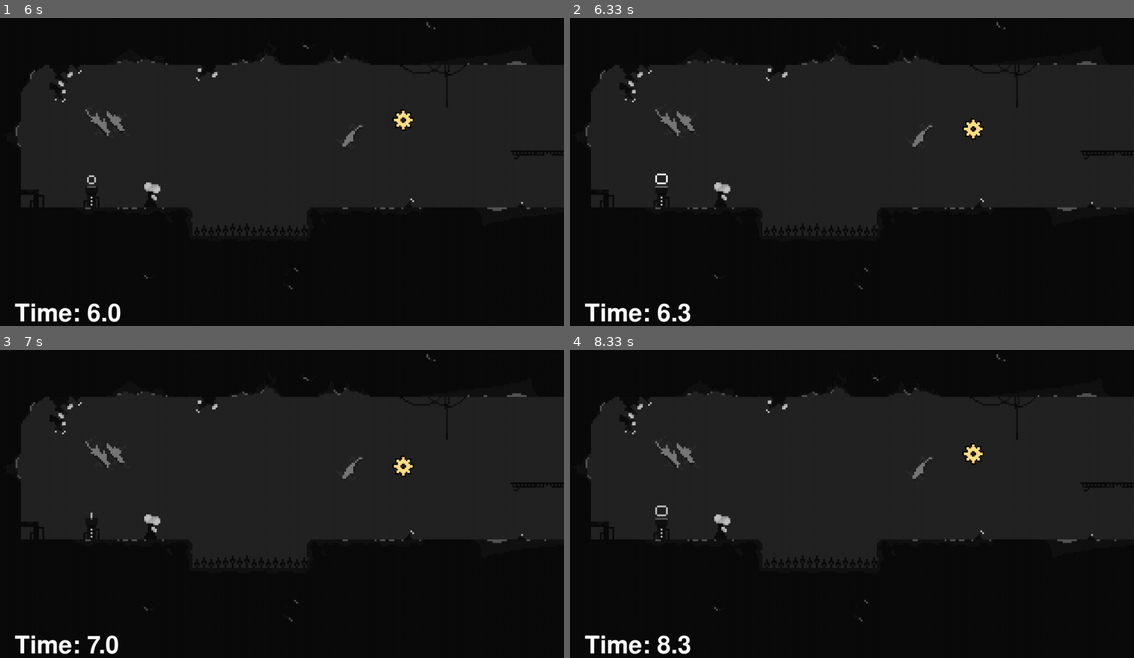
Above: before the commit, frames 1-4 (two rows, left to right).
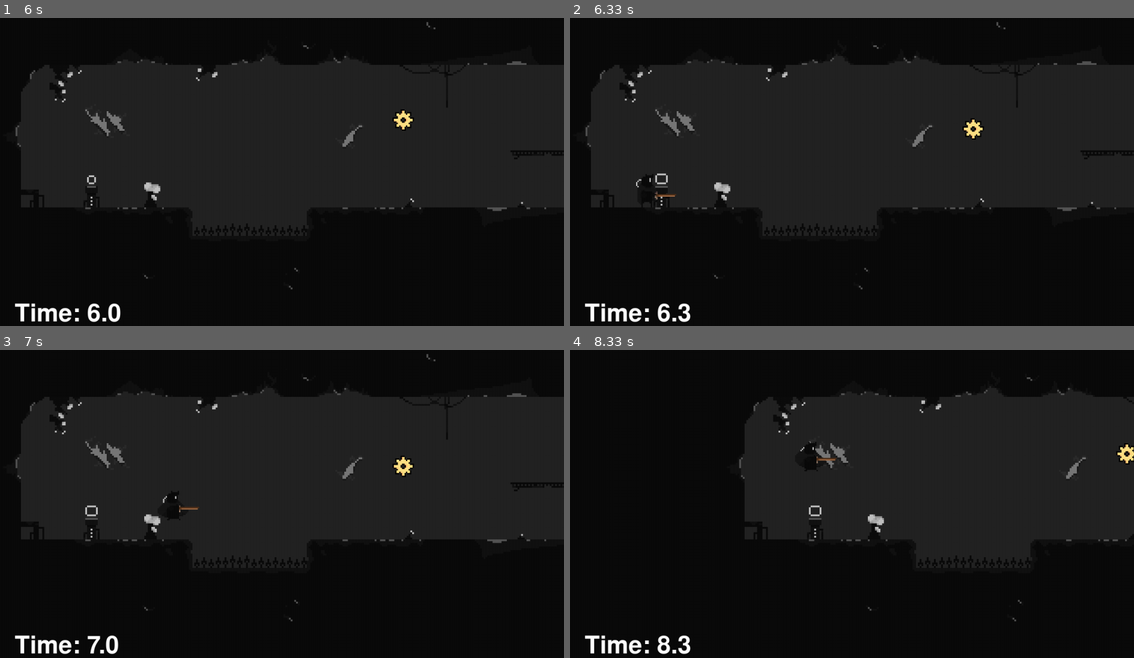
Above: after the commit, the same moments.

Repository: James-Cocker/Pygame-Platformer
Game: pygame game, started from Python_Platformer.py
Same seed, same stepped clock (60 frames per second), same inputs: the game is played once before the commit and once after it.
Inputs:
- Up to frame 1 (6 s): hold Right 0.83-1.3 s; hold Left 1.33-1.87 s; hold Left 1.9-2.3 s; hold Right 2.33-2.97 s; hold Left 3-3.47 s; hold Right 3.5-3.97 s; tap Space at 3.57, 3.87, 4.07, 4.37 s; hold Right 4-4.47 s
- Up to frame 2 (6.33 s): tap Space at 6.13 s
- Up to frame 3 (7 s): tap Space at 6.43, 6.63, 6.93 s; hold Right from 6.57 s (still down)
- Up to frame 4 (8.33 s): release Right at 7.03 s; hold Left 7.07-7.6 s; tap Space at 7.13, 7.43, 7.7, 8, 8.13 s; hold Left 7.63-8.03 s; hold Right from 8.07 s (still down)

Frame 1 is identical in both runs. In frame 2, 0.1% of the frame differs, in the area x 11-19%, y 50-62%; in frame 3, 0.1%; in frame 4, 5.8%, in the area x 2-100%, y 1-89%.

Commit message:
Fixed Respawn Point

Diff:
--- a/Levels.py
+++ b/Levels.py
@@ -20,7 +20,6 @@
         self.CurrentLevelNum = CurrentLevelNum
         self.ProgrammerMode = ProgrammerMode
 
-
         # Setup Level
         self.setup_level(level_data)
 
@@ -53,7 +52,10 @@
         RespawnBlock = 305
         PortalBlock = 322
         BlindingSpiderEnemy = 290
+        InvisibleEnemyBlock = 286
         goldengear = 307
+        PlayerSpawn = 285
+
 
         self.RespawnReached = 0
         self.RespawnPointLocations = []                 # Variable to store the x and y position of each respawn point
@@ -83,6 +85,9 @@
                 if CurrentValue == NormalBlock:
                     tile = Tile((x,y),(TileSize,TileSize), TileSize, 'Normal')
                     self.tiles.add(tile)
+                if CurrentValue == InvisibleEnemyBlock:
+                    tile = Tile((x,y),(TileSize,TileSize), TileSize, 'Normal')
+                    self.tiles.add(tile)
                 elif CurrentValue in DamagingBlocks:
                     tile = Tile((x,y),(TileSize,16), TileSize, 'Damaging')
                     self.tiles.add(tile)
@@ -113,7 +118,8 @@
                     self.GoldenGear = tile
                     self.tiles.add(tile)
                     self.AnimatedObjects.add(tile)
-                elif CurrentValue == 1000:
+                elif CurrentValue == PlayerSpawn:
+                    print("Make Player")
                     PlayerSprite = Player((x, y))
                     self.player.add(PlayerSprite)
 
@@ -313,7 +319,7 @@
                     break
 
                 # Reset Player
-                if int(RespawnPointNum.FrameIndex) == len(RespawnPointNum.Animation) - 1:
+                if RespawnPointNum.Status == 'Startup' and (int(RespawnPointNum.FrameIndex) == len(RespawnPointNum.Animation) - 2):
                     player.Direction.y = 0
                     RespawnPointNum.Status = 'Idle'
                     player.FrameIndex = 0
--- a/Levels/Level 0/Abstract Level 0.tmx
+++ b/Levels/Level 0/Abstract Level 0.tmx
@@ -10,7 +10,7 @@
 143,143,143,143,143,143,143,143,143,143,143,143,143,143,143,143,143,143,143,143,143,143,143,143,143,143,143,143,143,143,143,143,143,143,0,0,0,0,0,143,143,0,0,143,143,0,0,0,0,0,0,292,0,0,0,0,0,0,0,143,143,0,0,0,0,0,0,0,0,0,0,0,0,143,143,143,143,143,143,143,143,143,143,143,143,143,143,143,143,143,
 143,0,0,0,0,0,0,0,0,0,0,0,0,0,0,0,0,0,0,0,0,0,0,0,0,0,0,0,0,0,143,143,0,0,0,0,0,0,0,0,143,143,143,143,0,0,0,0,0,0,0,306,0,0,0,0,0,0,0,0,143,0,0,0,0,0,0,0,0,0,0,0,143,143,0,0,0,0,0,0,0,0,0,0,0,0,0,0,0,143,
 143,0,0,0,0,0,0,0,0,0,0,0,0,0,0,0,0,0,0,0,0,0,0,0,0,0,0,0,0,0,0,0,0,0,0,0,0,0,0,0,0,0,0,0,0,0,0,0,143,143,143,143,143,143,143,0,0,0,0,0,143,0,0,0,0,0,0,0,0,0,0,143,143,0,0,0,0,0,0,0,0,0,0,0,0,0,0,0,0,143,
-143,0,0,0,0,0,0,0,0,0,0,0,0,0,308,0,0,0,0,0,0,0,0,143,143,143,143,0,291,0,0,0,0,0,0,0,0,0,0,0,0,0,0,0,0,74,61,73,143,0,0,0,0,0,143,0,0,0,0,0,143,0,0,0,0,143,143,143,143,143,143,143,0,0,0,0,0,271,271,0,0,0,0,295,296,0,0,0,0,143,
+143,0,286,0,0,0,0,0,0,0,0,0,0,0,308,0,0,0,0,0,0,0,0,143,143,143,143,0,291,0,0,0,0,0,287,0,0,0,0,0,0,0,0,0,0,74,61,73,143,0,0,0,0,0,143,0,0,0,0,0,143,0,0,0,0,143,143,143,143,143,143,143,0,0,0,0,0,271,271,0,0,0,0,295,296,0,0,0,0,143,
 143,0,0,292,0,0,0,0,0,0,0,0,0,0,0,0,0,0,74,60,61,73,0,143,0,0,143,143,143,143,143,143,143,143,271,272,272,271,271,143,143,0,0,0,0,0,0,0,143,0,0,0,0,0,143,271,271,271,0,271,143,0,0,0,143,143,0,0,0,0,143,143,0,0,0,0,0,143,143,0,0,0,0,309,310,0,0,0,0,143,
 143,0,0,306,0,0,0,0,0,0,0,0,0,0,0,0,0,0,0,0,0,0,0,143,0,0,0,0,0,0,0,0,0,0,0,0,0,0,0,0,143,143,143,143,143,143,143,143,143,0,0,0,0,0,143,143,143,143,0,143,143,143,143,143,143,0,0,0,0,0,0,0,0,0,0,282,0,143,143,0,0,0,0,323,324,0,0,0,0,143,
 143,143,143,143,143,143,143,271,272,271,271,143,143,143,143,143,143,143,143,143,143,143,143,143,0,0,0,0,0,0,0,0,0,0,0,0,0,0,0,0,0,0,0,0,0,0,0,0,0,0,0,0,0,0,0,143,0,0,0,0,0,0,0,0,0,0,0,0,0,0,0,0,0,0,143,143,143,143,143,143,143,143,143,143,143,143,143,143,143,143,
--- a/Levels/Level 0/Level 0.csv
+++ b/Levels/Level 0/Level 0.csv
@@ -2,7 +2,7 @@
 142,142,142,142,142,142,142,142,142,142,142,142,142,142,142,142,142,142,142,142,142,142,142,142,142,142,142,142,142,142 …(208 unchanged characters)…
 142,-1,-1,-1,-1,-1,-1,-1,-1,-1,-1,-1,-1,-1,-1,-1,-1,-1,-1,-1,-1,-1,-1,-1,-1,-1,-1,-1,-1,-1,142,142,-1,-1,-1,-1,-1,-1,-1,-1,142,142,142,142,-1,-1,-1,-1,-1,-1,-1,305,-1,-1,-1,-1,-1,-1,-1,-1,142,-1,-1,-1,-1,-1,-1,-1,-1,-1,-1,-1,142,142,-1,-1,-1,-1,-1,-1,-1,-1,-1,-1,-1,-1,-1,-1,-1,142
 142,-1,-1,-1,-1,-1,-1,-1,-1,-1,-1,-1,-1,-1,-1,-1,-1,-1,-1,-1,-1,-1,-1,-1,-1,-1,-1,-1,-1,-1,-1,-1,-1,-1,-1,-1,-1,-1,-1,-1,-1,-1,-1,-1,-1,-1,-1,-1,142,142,142,142,142,142,142,-1,-1,-1,-1,-1,142,-1,-1,-1,-1,-1,-1,-1,-1,-1,-1,142,142,-1,-1,-1,-1,-1,-1,-1,-1,-1,-1,-1,-1,-1,-1,-1,-1,142
-142,-1,1000,-1,-1,-1,-1,-1,-1,-1,-1,-1,-1,-1,307,-1,-1,-1,-1,-1,-1,-1,-1,142,142,142,142,-1,290,-1,-1,-1,-1,-1,-1,-1,-1,-1,-1,-1,-1,-1,-1,-1,-1,73,60,72,142,-1,-1,-1,-1,-1,142,-1,-1,-1,-1,-1,142,-1,-1,-1,-1,142,142,142,142,142,142,142,-1,-1,-1,-1,-1,270,270,-1,-1,-1,-1,294,295,-1,-1,-1,-1,142
+142,-1,285,-1,-1,-1,-1,-1,-1,-1,-1,-1,-1,-1,307,-1,-1,-1,-1,-1,-1,-1,-1,142,142,142,142,-1,290,-1,-1,-1,-1,-1,-1,-1,-1,-1,-1,-1,-1,-1,-1,-1,-1,73,60,72,142,-1,-1,-1,-1,-1,142,-1,-1,-1,-1,-1,142,-1,-1,-1,-1,142,142,142,142,142,142,142,-1,-1,-1,-1,-1,270,270,-1,-1,-1,-1,294,295,-1,-1,-1,-1,142
 142,-1,-1,291,-1,-1,-1,-1,-1,-1,-1,-1,-1,-1,-1,-1,-1,-1,73,59,60,72,-1,142,-1,-1,142,142,142,142,142,142,142,142,270,27 …(184 unchanged characters)…
 142,-1,-1,305,-1,-1,-1,-1,-1,-1,-1,-1,-1,-1,-1,-1,-1,-1,-1,-1,-1,-1,-1,142,-1,-1,-1,-1,-1,-1,-1,-1,-1,-1,-1,-1,-1,-1,-1,-1,142,142,142,142,142,142,142,142,142,-1,-1,-1,-1,-1,142,142,142,142,-1,142,142,142,142,142,142,-1,-1,-1,-1,-1,-1,-1,-1,-1,-1,281,-1,142,142,-1,-1,-1,-1,322,323,-1,-1,-1,-1,142
 142,142,142,142,142,142,142,270,271,270,270,142,142,142,142,142,142,142,142,142,142,142,142,142,-1,-1,-1,-1,-1,-1,-1,-1 …(191 unchanged characters)…
--- a/Levels/Level 1/Level 1.csv
+++ b/Levels/Level 1/Level 1.csv
@@ -2,9 +2,9 @@
 -1,-1,-1,-1,-1,142,142,-1,-1,-1,-1,142,142,-1,-1,-1,-1,-1,-1,-1,-1,-1,-1,-1,-1,-1,-1,-1,-1,-1,-1,-1,-1,-1,-1,-1,-1,-1,- …(484 unchanged characters)…
 142,142,142,142,142,142,-1,-1,-1,-1,-1,-1,142,142,142,142,142,142,142,-1,-1,-1,-1,-1,-1,-1,-1,-1,-1,-1,-1,-1,-1,-1,-1,- …(493 unchanged characters)…
 142,-1,-1,-1,-1,-1,-1,-1,270,270,-1,-1,-1,-1,-1,-1,-1,-1,-1,-1,-1,-1,-1,-1,-1,-1,-1,-1,-1,-1,-1,-1,-1,-1,-1,-1,-1,-1,-1 …(483 unchanged characters)…
-142,-1,-1,-1,-1,-1,-1,-1,142,142,-1,-1,-1,-1,-1,-1,-1,-1,-1,-1,-1,-1,-1,-1,-1,-1,-1,-1,-1,-1,-1,-1, …(503 unchanged characters)…
-142,-1,1000,-1,-1,-1,-1,-1,142,142,-1,-1,-1,-1,-1,-1,-1,-1,-1,-1,-1,-1,-1,-1,-1,-1,-1,-1,-1,-1,-1,-1, …(503 unchanged characters)…
-142,-1,-1,-1,-1,-1,281,-1,142,142,-1,-1,305,-1,-1,-1,-1,322,-1,-1,-1,-1,-1,-1,-1,-1,-1,-1,-1,-1,-1,-1, …(503 unchanged characters)…
+142,-1,-1,-1,-1,-1,-1,-1,142,142,-1,-1,-1,-1,-1,307,-1,294,295,-1,-1,-1,-1,-1,-1,-1,-1,-1,-1,-1,-1,-1, …(503 unchanged characters)…
+142,-1,285,-1,-1,-1,-1,-1,142,142,-1,-1,291,-1,-1,-1,-1,308,309,-1,-1,-1,-1,-1,-1,-1,-1,-1,-1,-1,-1,-1, …(503 unchanged characters)…
+142,-1,-1,-1,-1,-1,281,-1,142,142,-1,-1,305,-1,-1,-1,-1,322,323,-1,-1,-1,-1,-1,-1,-1,-1,-1,-1,-1,-1,-1, …(503 unchanged characters)…
 142,142,142,142,142,142,142,142,142,142,142,142,142,142,142,142,142,142,142,-1,-1,-1,-1,-1,-1,-1,-1,-1,-1,-1,-1,-1,-1,- …(499 unchanged characters)…
 -1,-1,-1,-1,-1,-1,-1,-1,-1,-1,-1,-1,-1,-1,-1,-1,-1,-1,-1,-1,-1,-1,-1,-1,-1,-1,-1,-1,-1,-1,-1,-1,-1,-1,-1,-1,-1,-1,-1,-1 …(480 unchanged characters)…
 -1,-1,-1,-1,-1,-1,-1,-1,-1,-1,-1,-1,-1,-1,-1,-1,-1,-1,-1,-1,-1,-1,-1,-1,-1,-1,-1,-1,-1,-1,-1,-1,-1,-1,-1,-1,-1,-1,-1,-1 …(480 unchanged characters)…
--- a/Support.py
+++ b/Support.py
@@ -16,8 +16,7 @@
 def ImportCSV(Path):
     # Used to import the level's cvs file into an array
     Contents = []
-    # If this errors, it means there is no 'next map' in the next level
-    with open(Path,'r') as Map:
+    with open(Path,'r') as Map:         # If this errors, it means there is no 'next map' in the next level
         CSVReader = reader(Map,delimiter = ',')
         for Row in CSVReader:
             Contents.append(Row)
Binary file changed: SpriteSheets/Blocks/Tileset with Background.png
